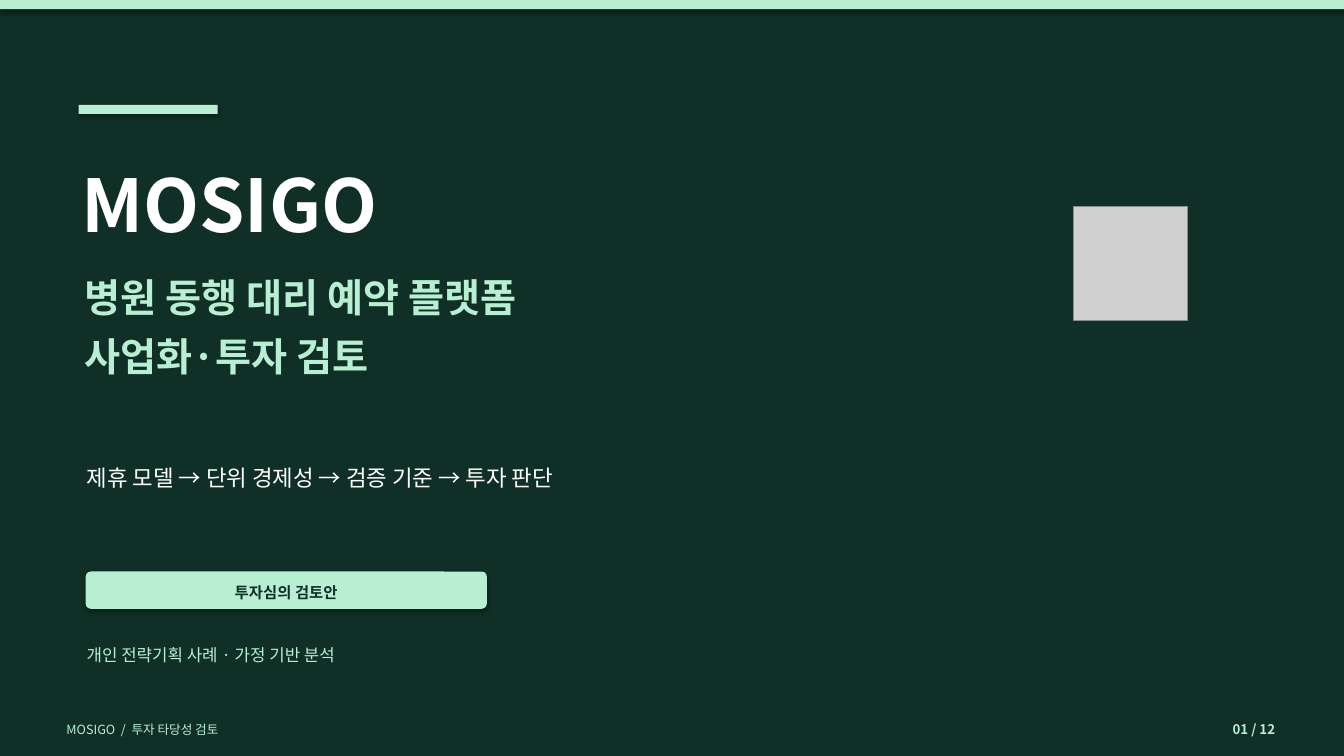
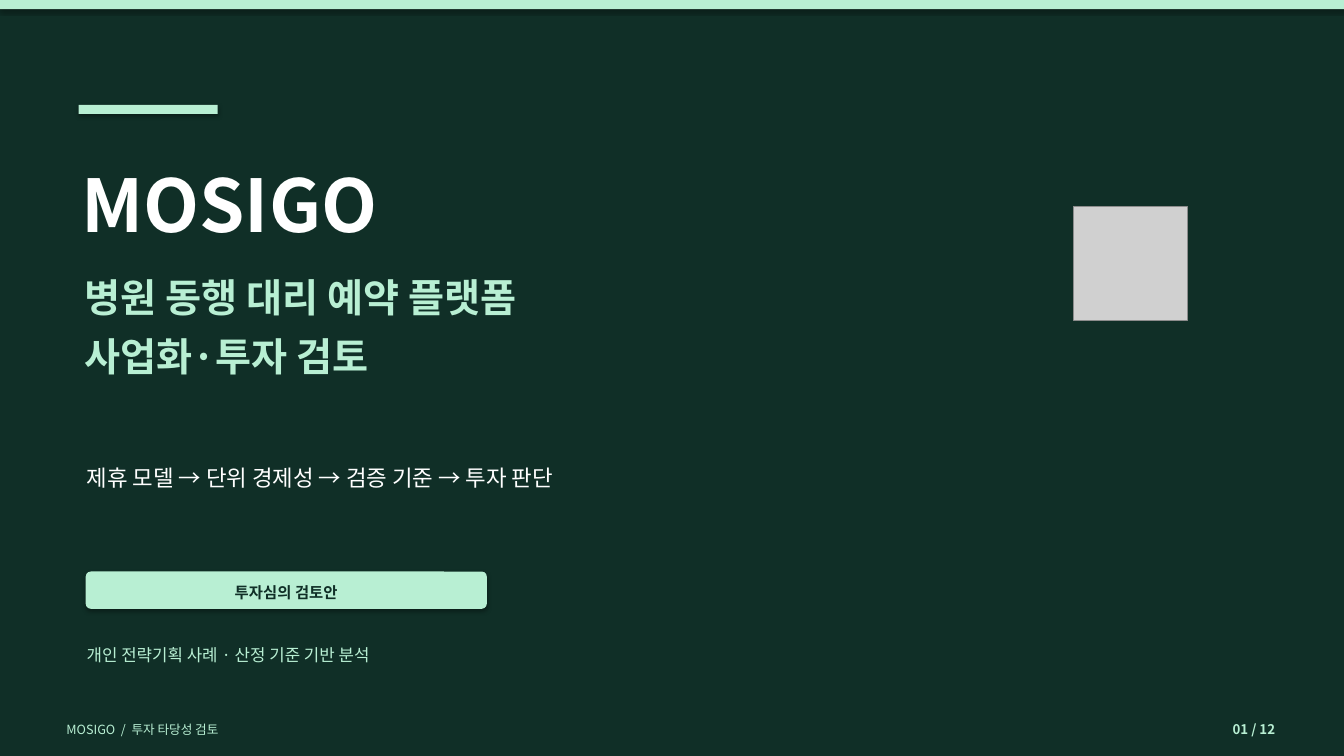
Before and after one commit to dohyunkimmm/mosigo-case-study, a slide deck: slide 1 of downloads/MOSIGO_IR_Investment_Review_12slides.pptx. Drawn at 1344x756 pixels with LibreOffice and Linux fonts; fonts in the diff are those of the drawing; grey boxes stand for pictures. Boxes give left, top, right and bottom in pixels: in the first picture for what was removed or moved away, otherwise in the second. Text is boxed around its words. In the diff, an @@ line names an element or a change of style, - is before the commit and + after.

```diff
--- a/downloads/MOSIGO_IR_Investment_Review_12slides.pptx
+++ b/downloads/MOSIGO_IR_Investment_Review_12slides.pptx
@@ text at box(87, 647, 370, 663): text changed @@
-개인 전략기획 사례 · 가정 기반 분석
+개인 전략기획 사례 · 산정 기준 기반 분석
```
Also in this commit, not shown: 8 other slides changed, 19 other files.
